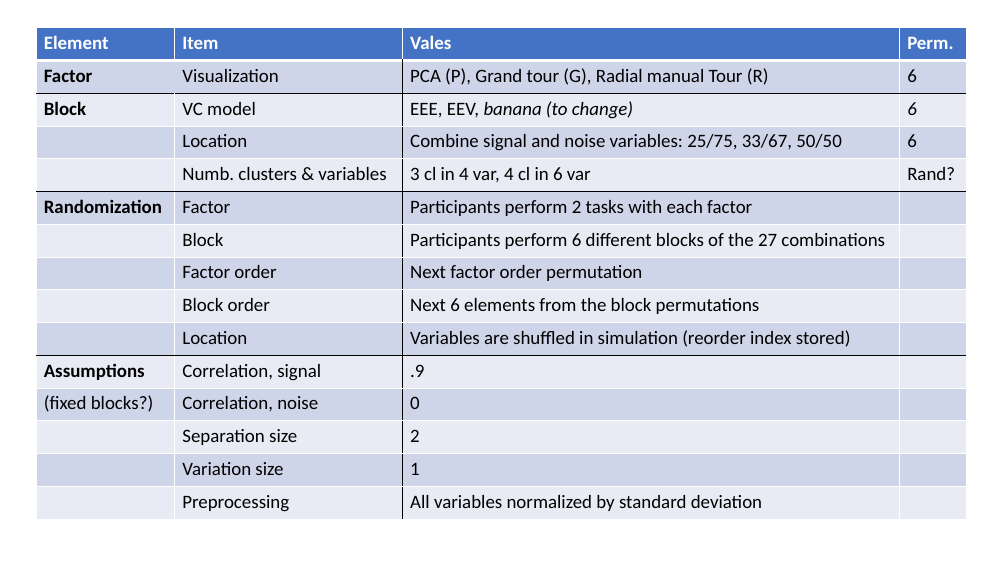
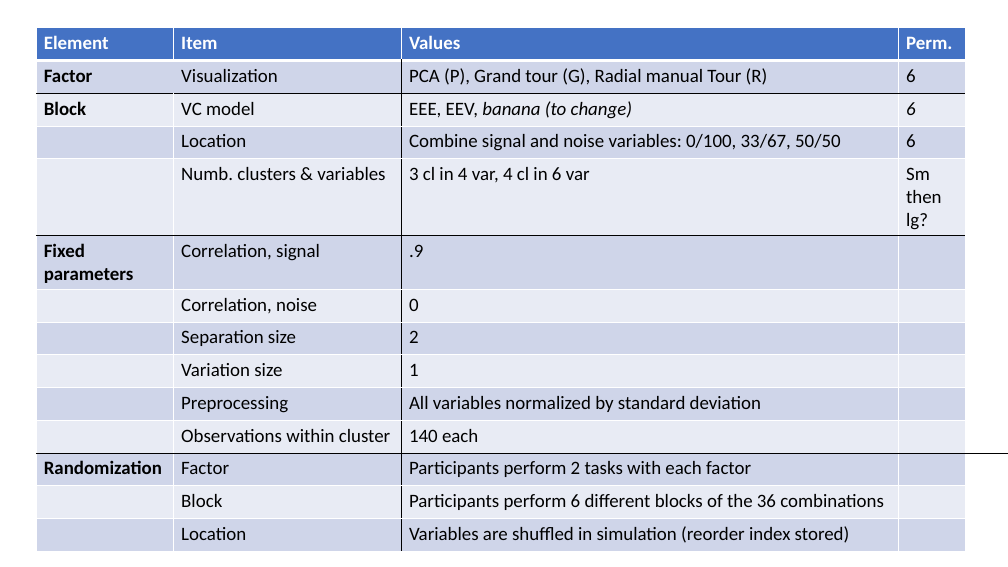
Before and after one commit to nspyrison/spinifex_study, a slide deck: slide 1 of paper/figures/Experimental design graphics.pptx. Drawn at 1008x567 pixels with LibreOffice and Linux fonts; fonts in the diff are those of the drawing. Boxes give left, top, right and bottom in pixels: in the first picture for what was removed or moved away, otherwise in the second. Text is boxed around its words. In the diff, an @@ line names an element or a change of style, - is before the commit and + after.

Commit message:
extending simulations to p=6. neg corr ellipse still an issue.

```diff
--- a/paper/figures/Experimental design graphics.pptx
+++ b/paper/figures/Experimental design graphics.pptx
@@ table at [36,28,1008,550] @@
-row 1, column 3: Vales
+row 1, column 3: Values
-row 4:  | Location | Combine signal and noise variables: 25/75, 33/67, 50/50 | 6 |  | (3*2*1) * (3*2*1) * 2*2 = 144?
-row 5:  | Numb. clusters & variables | 3 cl in 4 var, 4 cl in 6 var | Rand? |  | (3*2*1) * (3*2*1) = 36?
-row 6: Randomization | Factor | Participants perform 2 tasks with each factor |  |  | Other block thoughts:
-row 7:  | Block | Participants perform 6 different blocks of the 27 combinations |  |  | Fix 2 of each VC?
-row 8:  | Factor order | Next factor order permutation |  |  | Fix 2 of each location?
-row 9:  | Block order | Next 6 elements from the block permutations |  |  | Fix 3 of each cl&var?
-row 10:  | Location | Variables are shuffled in simulation (reorder index stored) |  |  | Fix one of each to each cl & var
-row 11: Assumptions | Correlation, signal | .9 |  |  | 
-row 12: (fixed blocks?) | Correlation, noise | 0 |  |  | 
+row 4:  | Location | Combine signal and noise variables: 0/100, 33/67, 50/50 | 6 |  | (3*2*1) * (3*2*1) * 2*2 = 144?
+row 5:  | Numb. clusters & variables | 3 cl in 4 var, 4 cl in 6 var | Sm then lg? |  | (3*2*1) * (3*2*1) = 36?
+row 6: Fixed parameters | Correlation, signal | .9 |  |  | 
+row 7:  | Correlation, noise | 0 |  |  | 
+row 11:  | Observations within cluster | 140 each |  |  | 
+row 12: Randomization | Factor | Participants perform 2 tasks with each factor |  |  | Other block thoughts:
+row 13:  | Block | Participants perform 6 different blocks of the 36 combinations |  |  | Fix 2 of each VC?
+row 14:  | Location | Variables are shuffled in simulation (reorder index stored) |  |  | Fix one of each to each cl & var
```
Also in this commit, not shown: 1 other slide changed, 46 other files.
